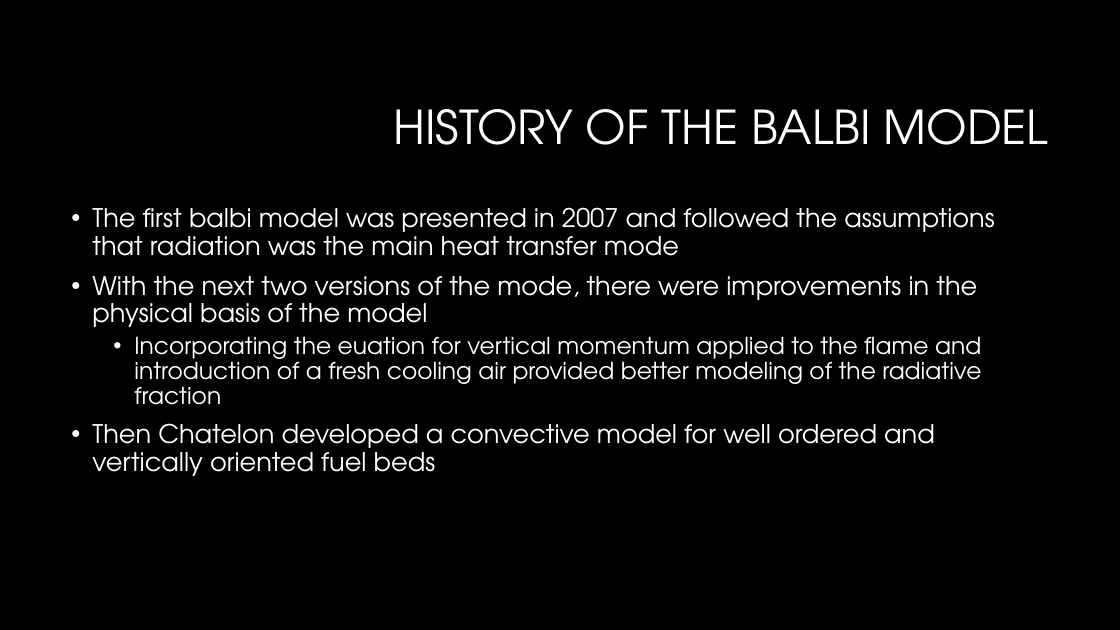
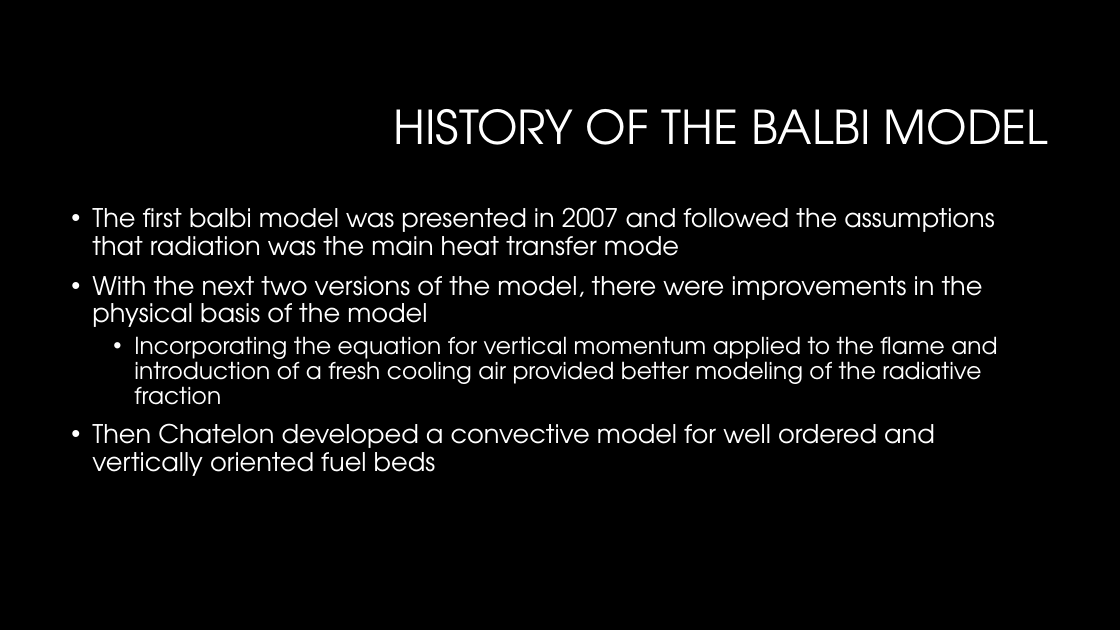
Before and after one commit to Jeremy-Benik/Meeting_Notes, a slide deck: slide 4 of Presentations/Balbi_2022_presentation.pptx (slide 3 before the commit). Drawn at 1120x630 pixels with LibreOffice and Linux fonts; fonts in the diff are those of the drawing; background and template pictures are left out. Boxes give left, top, right and bottom in pixels: in the first picture for what was removed or moved away, otherwise in the second. Text is boxed around its words. In the diff, an @@ line names an element or a change of style, - is before the commit and + after.

```diff
--- a/Presentations/Balbi_2022_presentation.pptx
+++ b/Presentations/Balbi_2022_presentation.pptx
@@ text at bbox=[92, 276, 997, 405]: text changed @@
-• With the next two versions of the mode, there were improvements in the physical basis of the model
-  • Incorporating the euation for vertical momentum applied to the flame and introduction of a fresh cooling air provided better modeling of the radiative fraction
+• With the next two versions of the model, there were improvements in the physical basis of the model
+  • Incorporating the equation for vertical momentum applied to the flame and introduction of a fresh cooling air provided better modeling of the radiative fraction
```
Also in this commit, not shown: 3 other slides changed, 7 slides added, 2 other files.
